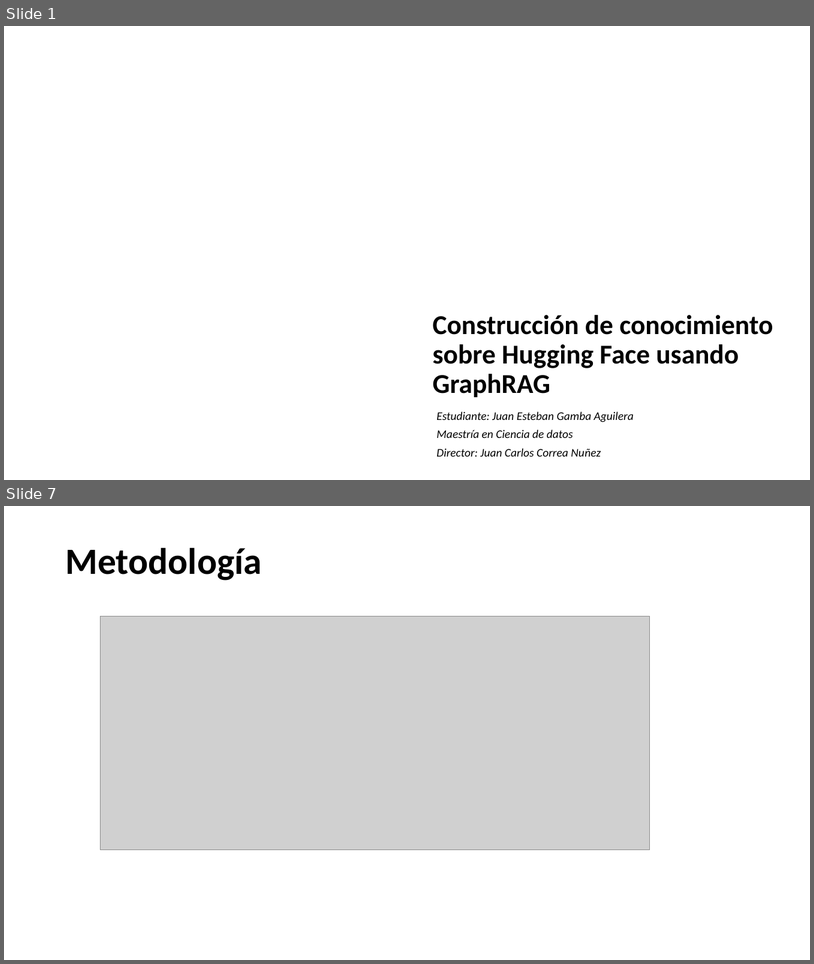
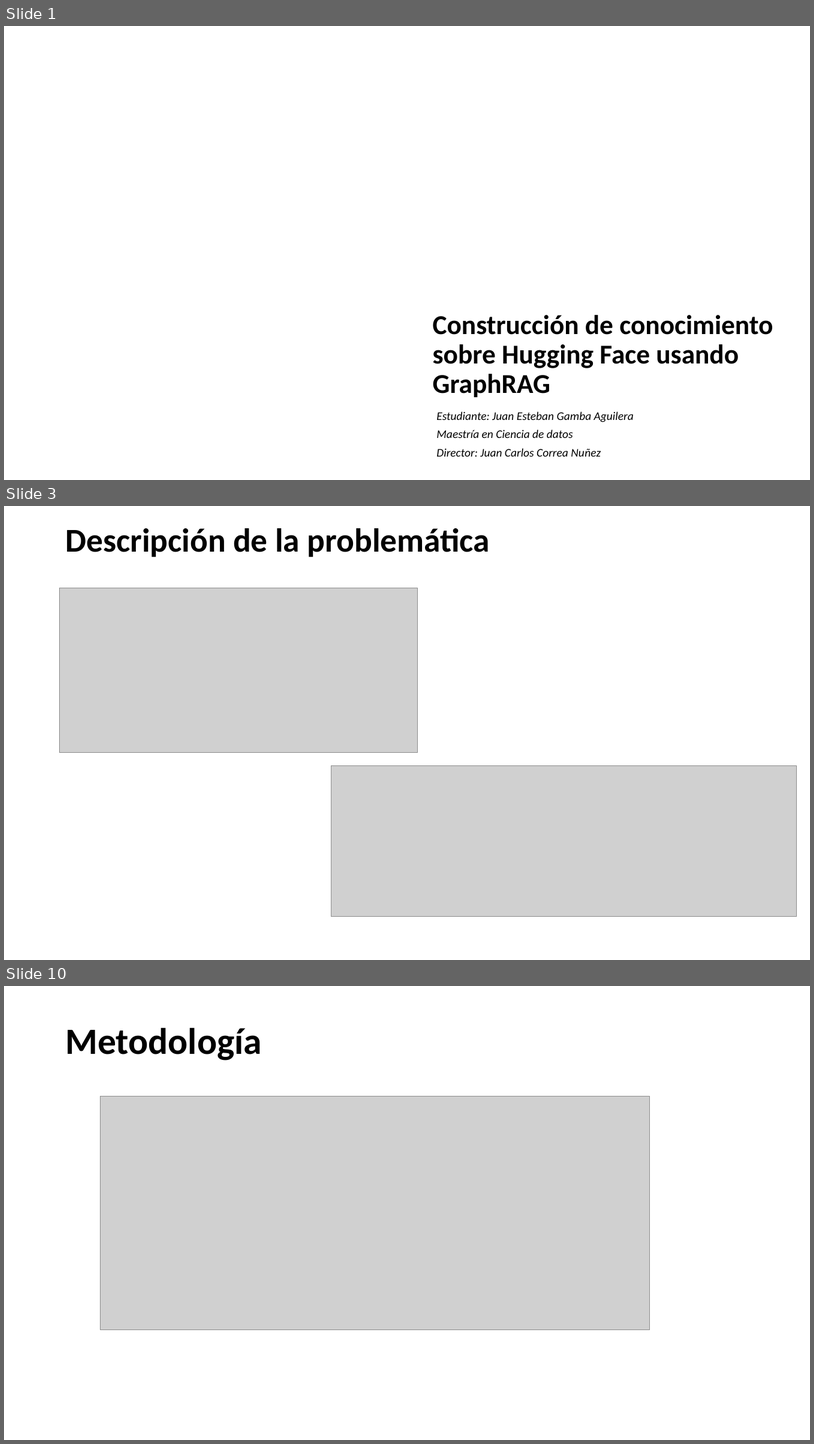
Before and after one commit to juan-aguilera/SEDI_TG, a slide deck: Presentacion propuesta TG.pptx. Shown one above the other, each under a label of ours: slides 1 and 7 before the commit, slides 1, 3 and 10 after it; the slides between them are not shown. The pictures are 814x964 and 814x1444 pixels, drawn with LibreOffice and Linux fonts; fonts in the diff are those of the drawing; grey boxes stand for pictures; background and template pictures are left out. Boxes give left, top, right and bottom in pixels: in the first picture for what was removed or moved away, otherwise in the second. Text is boxed around its words. In the diff, an @@ line names an element or a change of style, - is before the commit and + after.

```diff
--- a/Presentacion propuesta TG.pptx
+++ b/Presentacion propuesta TG.pptx
@@ slide 3 added at [4,506,810,960], background picture (left out) @@
@@ title added at [65,528,490,557], 39.6 pt, text #000000, bold @@
+Descripción de la problemática
@@ picture added at [60,588,418,752] @@
@@ picture added at [331,766,797,916] @@
@@ what was slide 7 is now slide 10 @@
```
Also in this commit, not shown: 8 slides changed, 2 other slides added, 2 other files.
